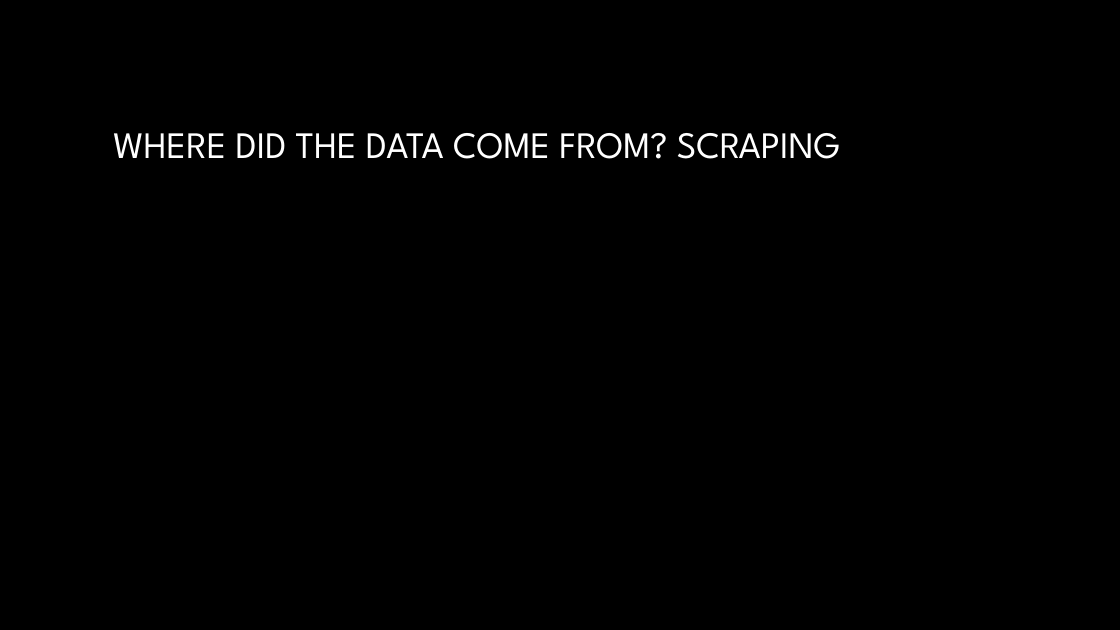
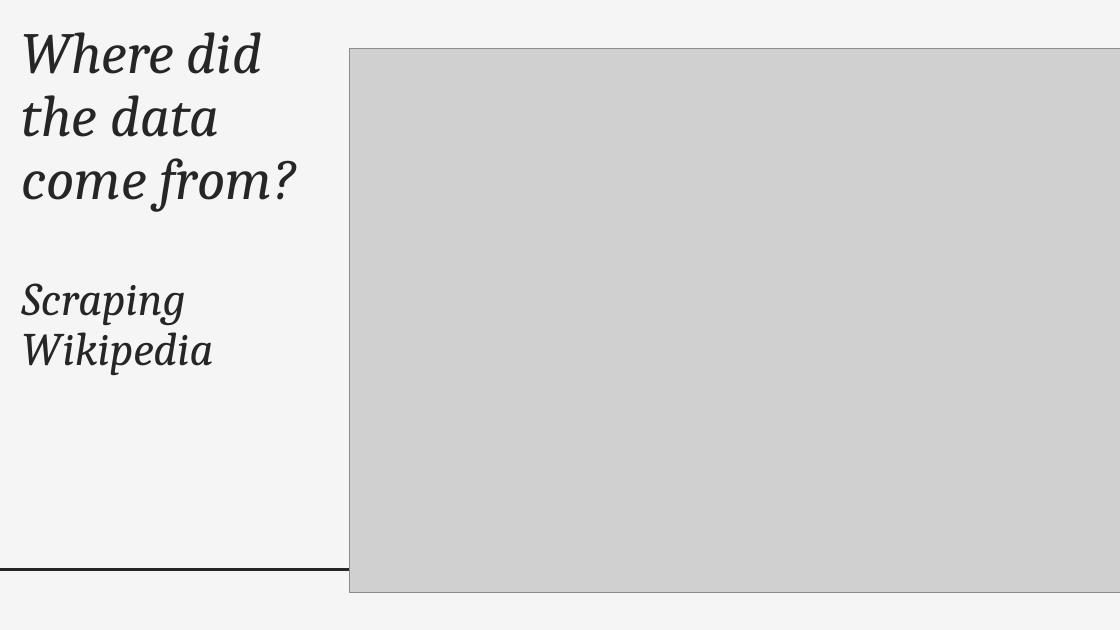
Before and after one commit to kpuryear/Puryear_Metis, a slide deck: slide 2 of Project2/Project2_Powerpoint.pptx. Drawn at 1120x630 pixels with LibreOffice and Linux fonts; fonts in the diff are those of the drawing; grey boxes stand for pictures; background and template pictures are left out. Boxes give left, top, right and bottom in pixels: in the first picture for what was removed or moved away, otherwise in the second. Text is boxed around its words. In the diff, an @@ line names an element or a change of style, - is before the commit and + after.

```diff
--- a/Project2/Project2_Powerpoint.pptx
+++ b/Project2/Project2_Powerpoint.pptx
@@ background picture (left out) to #F5F5F5 @@
@@ title "Where did the data come ..." at (22,32,296,376): vertical alignment middle to top @@
@@ title at (22,32,296,376): text changed; size 32 to 50 pt; font League Spartan to Cambria; text colour gradient #FFFFFF to #A6A6A6 to #262626; italic on @@
-WHERE DID THE DATA COME FROM? SCRAPING
+Where did the data come from?
+Scraping
+Wikipedia
@@ picture added at (350,49,1120,592) @@
@@ line added from (0, 570) to (413, 570), #262626 2 pt @@
```
Also in this commit, not shown: 8 other slides changed, 5 slides added, 5 other files.
